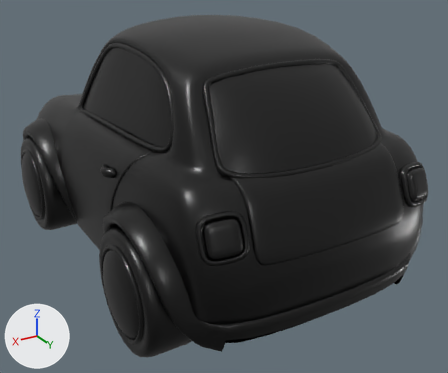
The glTF model car2.glb, before and after one commit.
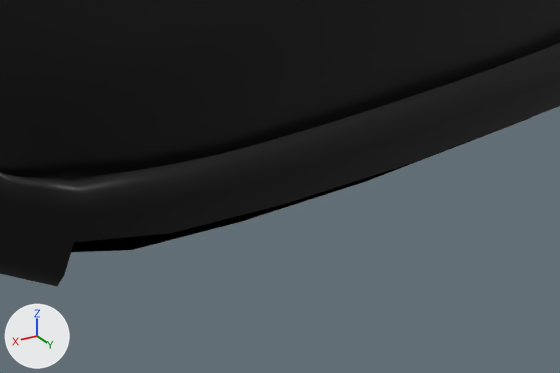
Old and new are each drawn whole from a 50 mm camera at (2.45, 4.56, 3.06) aimed at (-0.14, 0.24, 0.9) and again close up on the part from 46% to 77% of the width and 75% to 100% of the height. The axes (+X, +Y, +Z) are drawn at lower left. The lights are the same throughout. Vertices at the same position are counted once.

Objects in the first close-up: 'carH'.
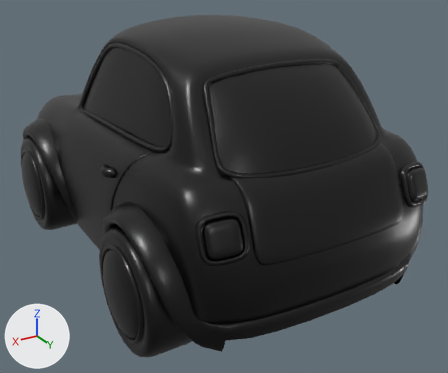
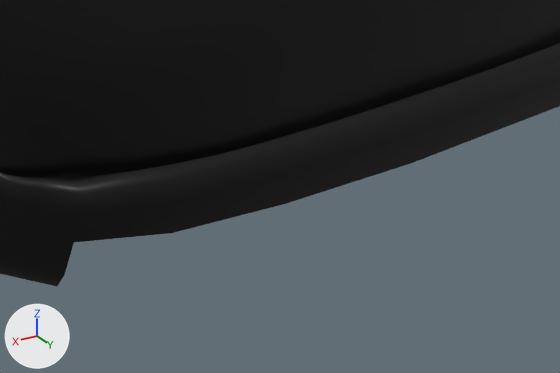
Edits to the scene script, one JSON object a line:
```json
{"block": "me_mesh_0", "where": "# used by ob_carh; location = (0.0, 0.0, 0.0)"}
{"op": "remove", "block": "me_mesh_0", "code": "me_mesh_0.from_pydata(...)  # 9482 vertices, 16696 faces; spans x -1.26..1.26, y -2.03..1.93, z 0.27..2.35"}
{"op": "add", "block": "me_mesh_0", "code": "me_mesh_0.from_pydata(...)  # 9469 vertices, 16638 faces; spans x -1.26..1.26, y -2.03..1.93, z 0.27..2.35"}
{"block": "me_mesh_0", "change": "me_mesh_0 part 1"}
{"block": "me_mesh_0", "change": "7 vertices are removed from x -0.62..0.62, y 1.72..1.76, z 0.49"}
{"block": "me_mesh_0", "change": "16 faces are deleted"}
```

Pixel boxes (x1, y1, x2, y2) of what changed, in the close-ups (560 x 373 px):
```json
{"part": 1, "of": "me_mesh_0", "change": "deleted", "before": [71, 117, 531, 252], "on screen": "black"}
```
